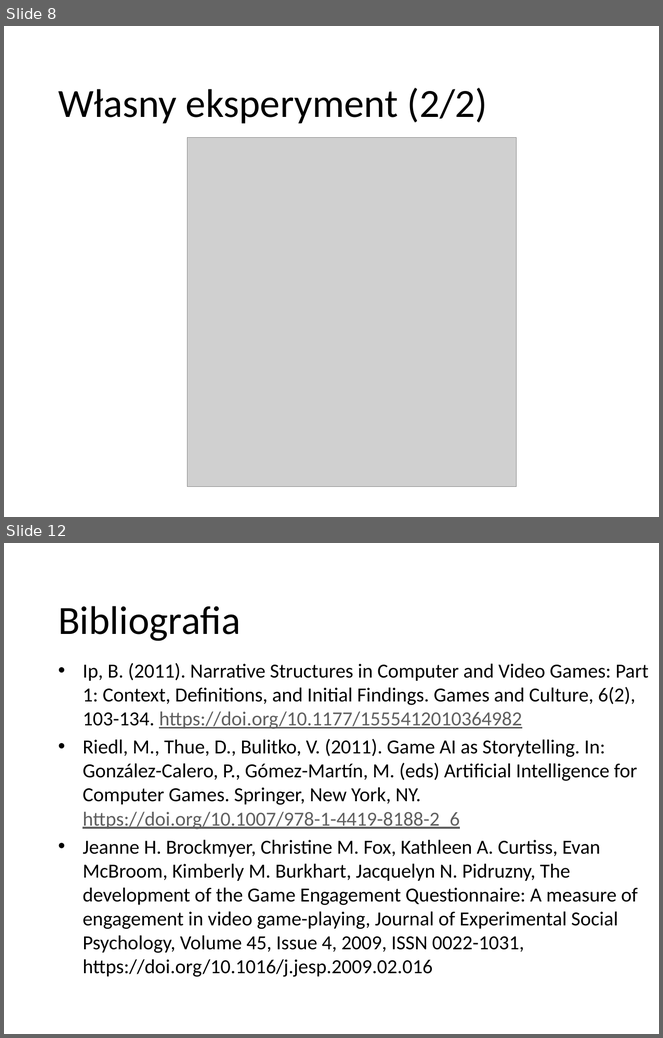
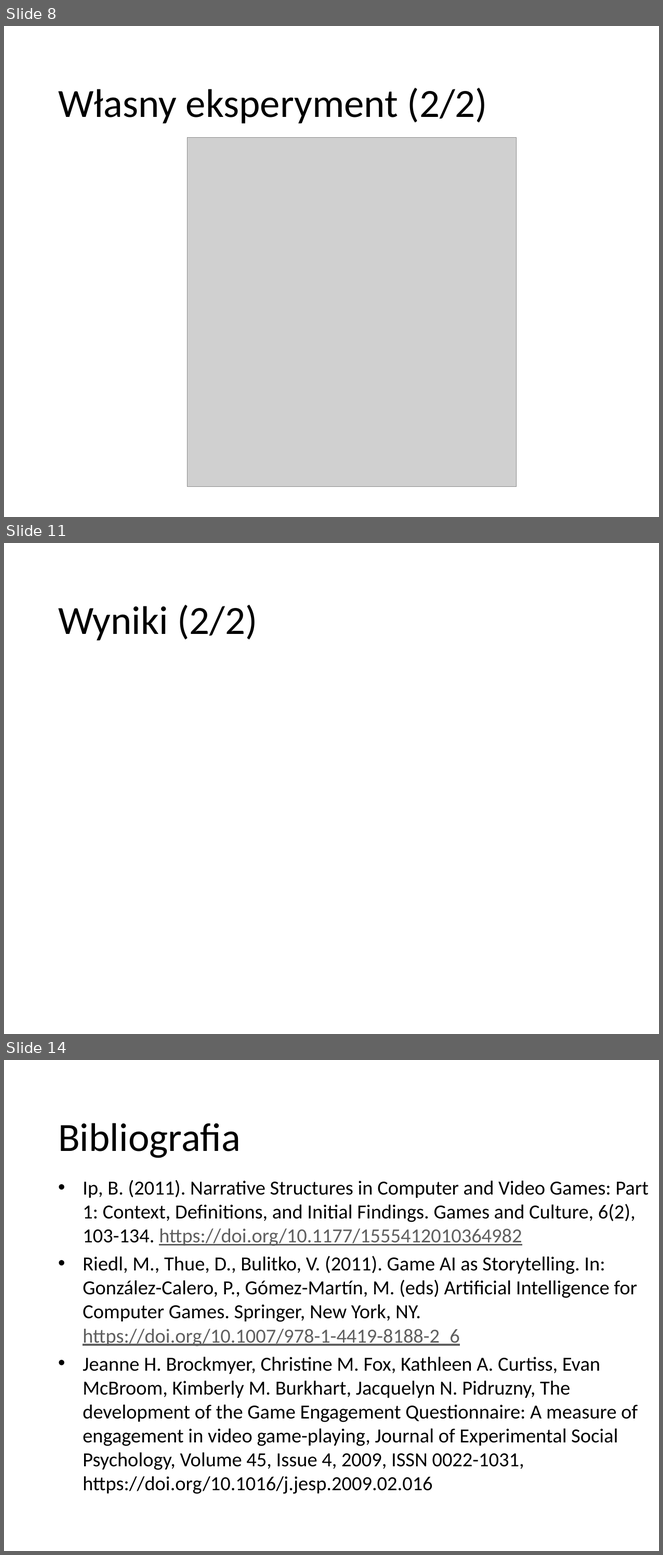
Before and after one commit to KyattPL/masters-backup, a slide deck: Seminarium Dyplomowe/Seminarium dyplomowe - prezka 2.pptx. Shown one above the other, each under a label of ours: slides 8 and 12 before the commit, slides 8, 11 and 14 after it; the slides between them are not shown. The pictures are 663x1038 and 663x1555 pixels, drawn with LibreOffice and Linux fonts; fonts in the diff are those of the drawing; grey boxes stand for pictures; background and template pictures are left out. Boxes give left, top, right and bottom in pixels: in the first picture for what was removed or moved away, otherwise in the second. Text is boxed around its words. In the diff, an @@ line names an element or a change of style, - is before the commit and + after.

```diff
--- a/Seminarium Dyplomowe/Seminarium dyplomowe - prezka 2.pptx
+++ b/Seminarium Dyplomowe/Seminarium dyplomowe - prezka 2.pptx
@@ slide 11 added at <box>4,543,659,1034</box>, background picture (left out); not listed: 1 template element that a slide beside it also shows @@
@@ text added at <box>58,605,258,641</box>, 44 pt, text #000000 @@
+Wyniki (2/2)
@@ what was slide 12 is now slide 14 @@
```
Also in this commit, not shown: 3 slides changed, 2 other slides added, 1 slide removed, 8 other files.
